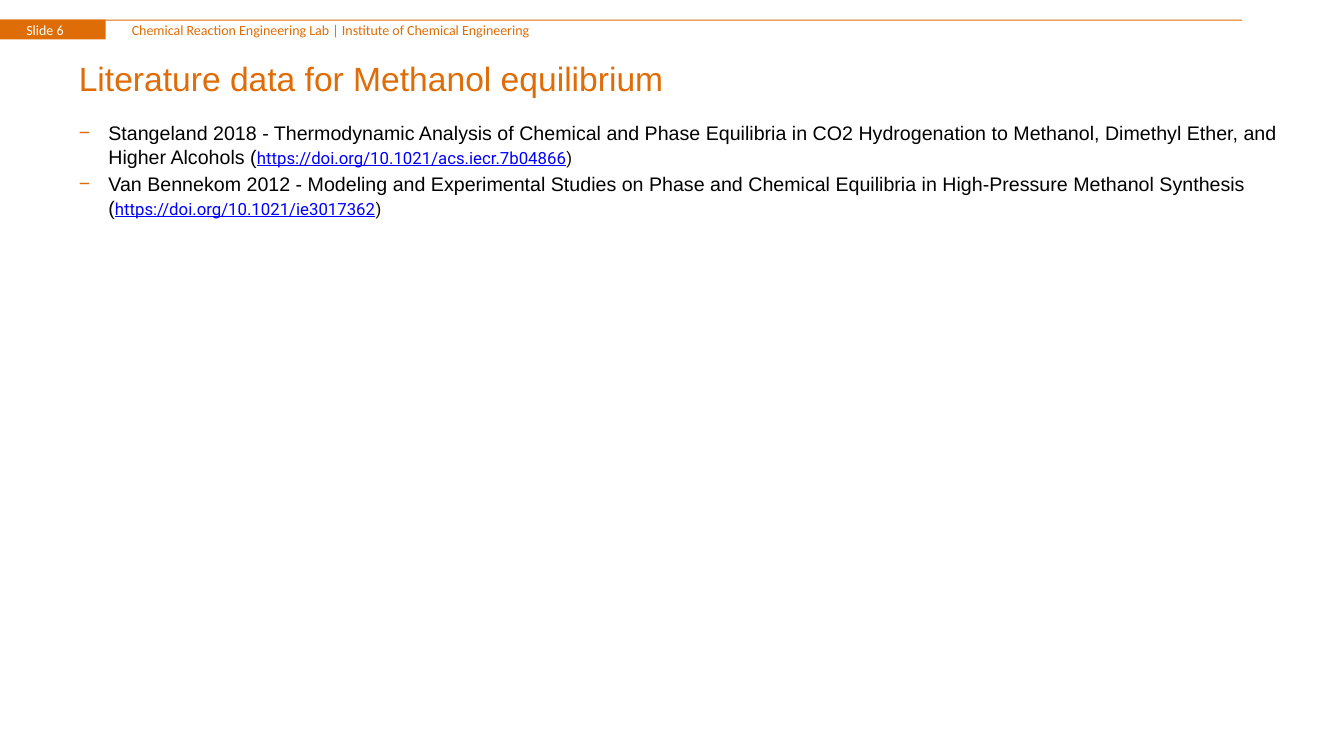
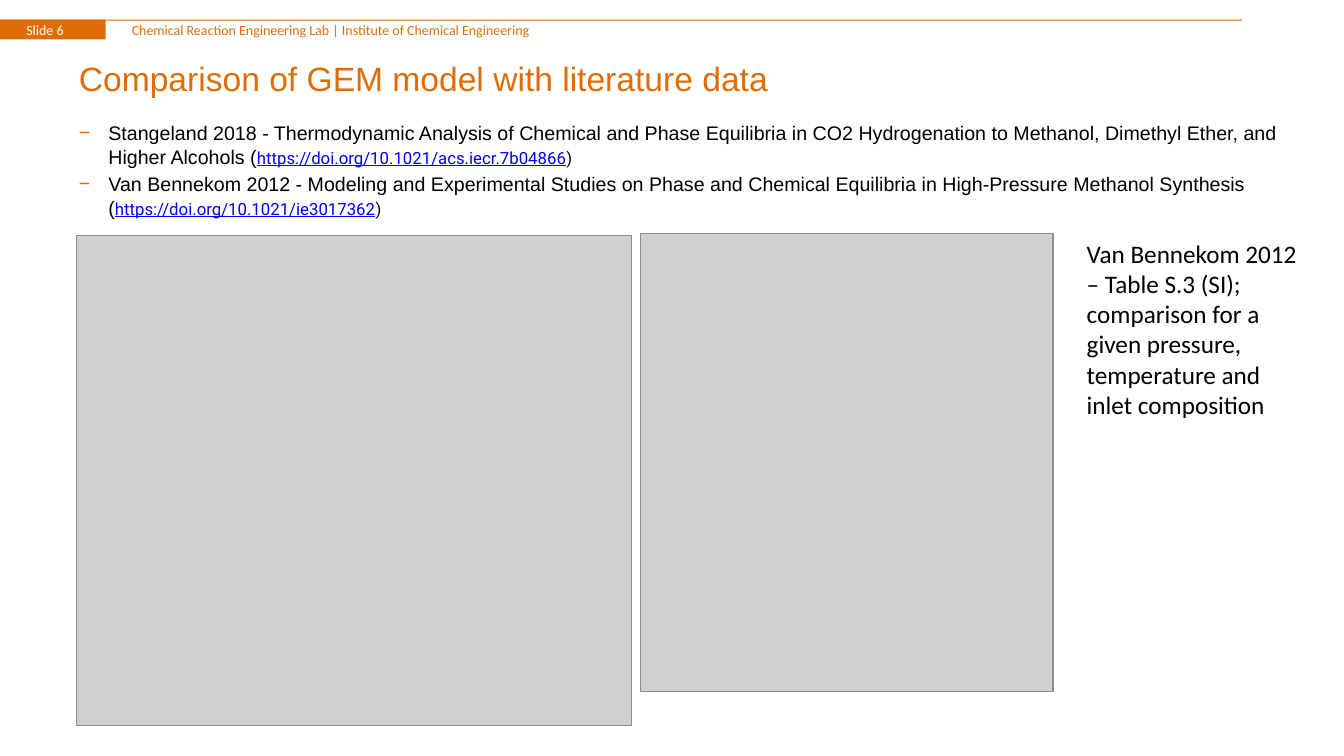
Before and after one commit to ChemRxnEngLab/GibbsEnergyMinimizationModel, a slide deck: slide 6 of methANNol.pptx. Drawn at 1344x756 pixels with LibreOffice and Linux fonts; fonts in the diff are those of the drawing; grey boxes stand for pictures; background and template pictures are left out. Boxes give left, top, right and bottom in pixels: in the first picture for what was removed or moved away, otherwise in the second. Text is boxed around its words. In the diff, an @@ line names an element or a change of style, - is before the commit and + after.

```diff
--- a/methANNol.pptx
+++ b/methANNol.pptx
@@ title at (x1=79, y1=66, x2=767, y2=98): text changed @@
-Literature data for Methanol equilibrium
+Comparison of GEM model with literature data
@@ picture added at (x1=77, y1=235, x2=632, y2=725) @@
@@ picture added at (x1=641, y1=233, x2=1054, y2=692) @@
@@ text added at (x1=1087, y1=245, x2=1296, y2=418), 18 pt, text #000000 @@
+Van Bennekom 2012 – Table S.3 (SI); comparison for a given pressure, temperature and inlet composition
```
Also in this commit, not shown: 5 other slides changed, 3 slides added, 1 slide removed.
